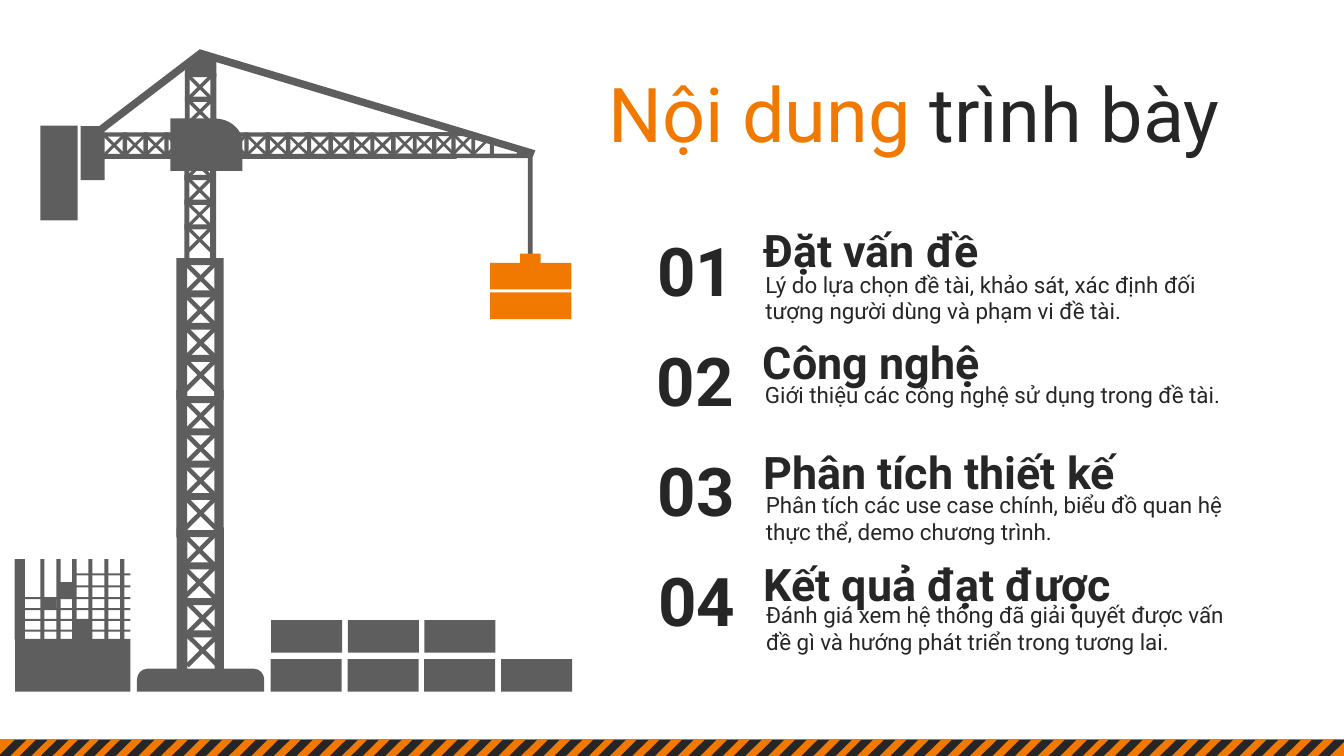
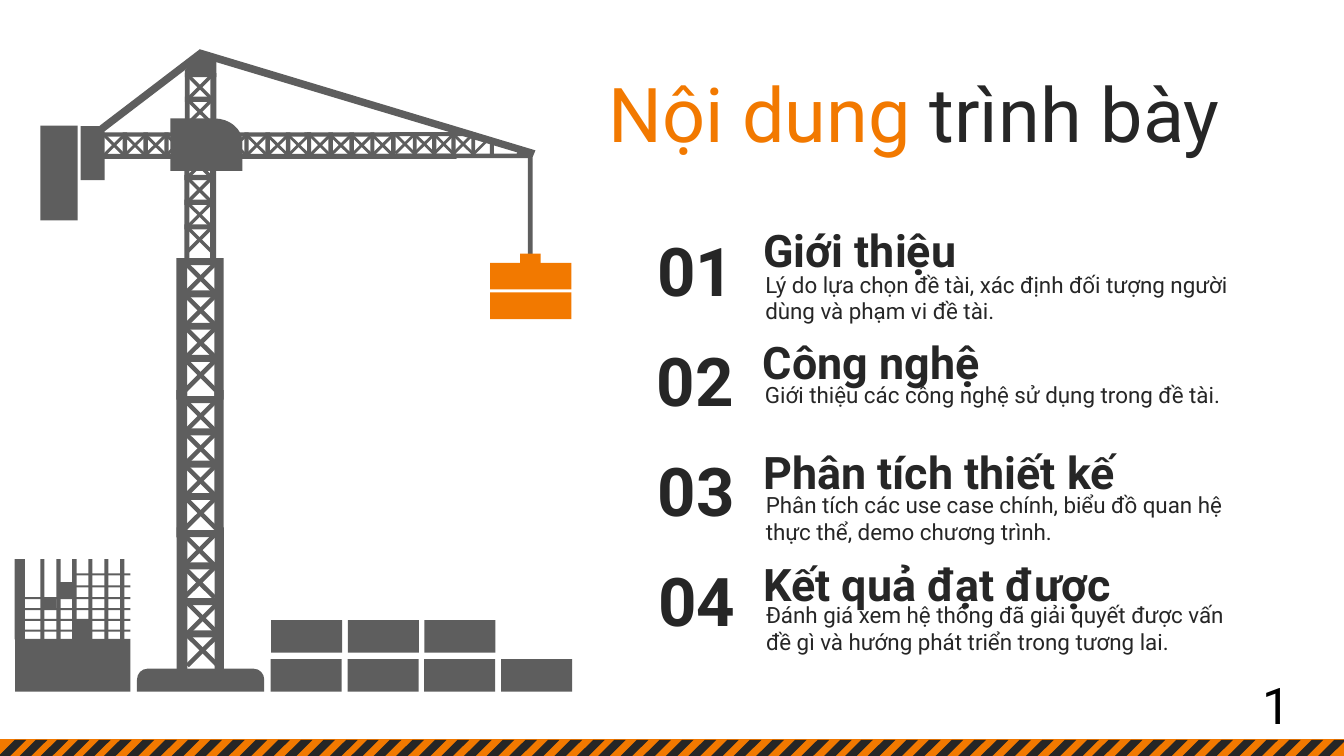
Before and after one commit to datmeo186305/DATN, a slide deck: slide 2 of SLIDE/NguyenTienDat_160702122_slide.pptx. Drawn at 1344x756 pixels with LibreOffice and Linux fonts; fonts in the diff are those of the drawing. Boxes give left, top, right and bottom in pixels: in the first picture for what was removed or moved away, otherwise in the second. Text is boxed around its words. In the diff, an @@ line names an element or a change of style, - is before the commit and + after.

```diff
--- a/SLIDE/NguyenTienDat_160702122_slide.pptx
+++ b/SLIDE/NguyenTienDat_160702122_slide.pptx
@@ text at [763, 233, 956, 279]: text changed @@
-Đặt vấn đề
+Giới thiệu
@@ text at [765, 272, 1227, 324]: text changed @@
-Lý do lựa chọn đề tài, khảo sát, xác định đối tượng người dùng và phạm vi đề tài.
+Lý do lựa chọn đề tài, xác định đối tượng người dùng và phạm vi đề tài.
@@ text added at [1263, 688, 1291, 724], 36 pt, text #000000 @@
+1
```
Also in this commit, not shown: 8 other slides changed, 2 slides added, 39 slides removed, 10 other files.
